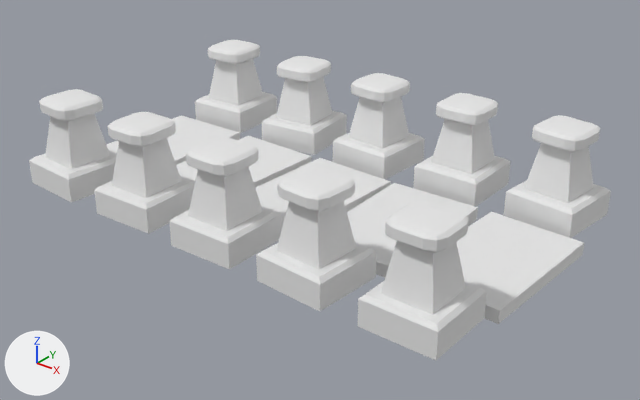
The Blender file Hex Tiles/HEX_Decorations_Road_180.blend as it was, and as the next commit left it.
The view is the same before and after, from a camera (50 mm lens) standing at (4.74, -5.75, 4.62) and looking at (0.18, -0.06, 1.1). The axes (+X, +Y, +Z) are drawn at lower left. The lights are the same throughout.

The older version as bpy lines, for what is in view:
```python
ob_cube_001 = bpy.data.objects.new('Cube.001', me_cube_021)
ob_cube_001.location = (0.0, 0.0, 1.045)
ob_cube_001.rotation_euler = (0.0, 0.0, -1.567)  # degrees (0, 0, -90)
ob_cube_001.scale = (0.328, 0.328, 0.115)
ob_cube_003 = bpy.data.objects.new('Cube.003', me_cube_027)
ob_cube_003.location = (0.0, 0.0, 1.045)
ob_cube_003.rotation_euler = (0.0, 0.0, 1.686)  # degrees (0, 0, 97)
ob_cube_003.scale = (0.328, 0.328, 0.115)
ob_cube_006 = bpy.data.objects.new('Cube.006', me_cube_026)
ob_cube_006.location = (0.0, 0.0, 1.045)
ob_cube_006.rotation_euler = (0.0, 0.0, -3.194)  # degrees (0, 0, -183)
ob_cube_006.scale = (0.328, 0.328, 0.115)
ob_cube_007 = bpy.data.objects.new('Cube.007', me_cube_022)
ob_cube_007.location = (0.0, 0.0, 1.045)
ob_cube_007.rotation_euler = (0.0, 0.0, -1.626)  # degrees (0, 0, -93)
ob_cube_007.scale = (0.328, 0.328, 0.115)
ob_cube_009 = bpy.data.objects.new('Cube.009', me_cube_020)
ob_cube_009.location = (0.0, 0.0, 1.045)
ob_cube_009.rotation_euler = (0.0, 0.0, -0.102)  # degrees (0, 0, -5.8)
ob_cube_009.scale = (0.328, 0.328, 0.115)
ob_cube_010 = bpy.data.objects.new('Cube.010', me_cube_015)
ob_cube_010.location = (0.0, 0.0, 1.045)
ob_cube_010.scale = (0.328, 0.328, 0.115)
ob_cube_011 = bpy.data.objects.new('Cube.011', me_cube_028)
ob_cube_011.location = (0.0, 0.0, 1.045)
ob_cube_011.rotation_euler = (0.0, 0.0, 0.0428)  # degrees (0, 0, 2.5)
ob_cube_011.scale = (0.328, 0.328, 0.115)
ob_cube_013 = bpy.data.objects.new('Cube.013', me_cube_031)
ob_cube_013.location = (0.0, 0.0, 1.045)
ob_cube_013.rotation_euler = (0.0, 0.0, -3.201)  # degrees (0, 0, -183)
ob_cube_013.scale = (0.328, 0.328, 0.115)
ob_cube_014 = bpy.data.objects.new('Cube.014', me_cube_000)
ob_cube_014.location = (0.0, 0.0, 1.045)
ob_cube_014.rotation_euler = (0.0, 0.0, 0.0614)  # degrees (0, 0, 3.5)
ob_cube_014.scale = (0.328, 0.328, 0.115)
# also in view: 'Cube.000' at (0.0, 0.0, 1.04); 'Cube.012' at (-0.97, 0.0, 1.04); 'Cube.004' at (-1.95, 0.0, 1.04); 'Cube.005' at (0.01, -1.1, 1.47); 'Cube.002' at (1.94, 0.0, 1.04)
```
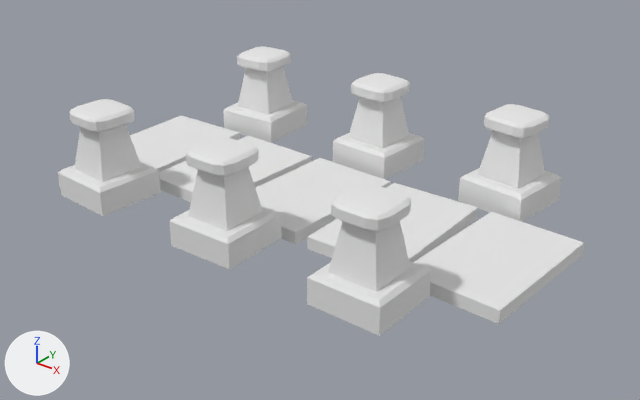
The change, as a list of edits to the scene's bpy script:
```text
Add me_cube_015_1:
    me_cube_015_1.from_pydata(...)  # 76 vertices, 74 faces; spans x 3.52..5.52, y -4.35..-2.35, z 0.0..7.48
    me_cube_015_1.materials.append(mat_roadsegment)  # its picture is missing
Add me_cube_020_1:
    me_cube_020_1.from_pydata(...)  # 76 vertices, 74 faces; spans x 3.15..5.15, y 2.8..4.8, z 0.0..7.48
    me_cube_020_1.materials.append(mat_roadsegment)  # its picture is missing
Add me_cube_031_1:
    me_cube_031_1.from_pydata(...)  # 76 vertices, 74 faces; spans x 3.35..5.35, y 2.62..4.62, z 0.0..7.48
    me_cube_031_1.materials.append(mat_roadsegment)  # its picture is missing
Add me_cube_000_1:
    me_cube_000_1.from_pydata(...)  # 76 vertices, 74 faces; spans x -5.4..-3.4, y 2.63..4.63, z 0.0..7.48
    me_cube_000_1.materials.append(mat_roadsegment)  # its picture is missing
Remove ob_cube_014:
    ob_cube_014 = bpy.data.objects.new('Cube.014', me_cube_000)
    ob_cube_014.location = (0.0, 0.0, 1.045)
    ob_cube_014.rotation_euler = (0.0, 0.0, 0.0614)  # degrees (0, 0, 3.5)
    ob_cube_014.scale = (0.328, 0.328, 0.115)
Remove ob_cube_013:
    ob_cube_013 = bpy.data.objects.new('Cube.013', me_cube_031)
    ob_cube_013.location = (0.0, 0.0, 1.045)
    ob_cube_013.rotation_euler = (0.0, 0.0, -3.201)  # degrees (0, 0, -183)
    ob_cube_013.scale = (0.328, 0.328, 0.115)
Remove ob_cube_011:
    ob_cube_011 = bpy.data.objects.new('Cube.011', me_cube_028)
    ob_cube_011.location = (0.0, 0.0, 1.045)
    ob_cube_011.rotation_euler = (0.0, 0.0, 0.0428)  # degrees (0, 0, 2.5)
    ob_cube_011.scale = (0.328, 0.328, 0.115)
Remove ob_cube_003:
    ob_cube_003 = bpy.data.objects.new('Cube.003', me_cube_027)
    ob_cube_003.location = (0.0, 0.0, 1.045)
    ob_cube_003.rotation_euler = (0.0, 0.0, 1.686)  # degrees (0, 0, 97)
    ob_cube_003.scale = (0.328, 0.328, 0.115)
Remove ob_cube_007:
    ob_cube_007 = bpy.data.objects.new('Cube.007', me_cube_022)
    ob_cube_007.location = (0.0, 0.0, 1.045)
    ob_cube_007.rotation_euler = (0.0, 0.0, -1.626)  # degrees (0, 0, -93)
    ob_cube_007.scale = (0.328, 0.328, 0.115)
Remove ob_cube_001:
    ob_cube_001 = bpy.data.objects.new('Cube.001', me_cube_021)
    ob_cube_001.location = (0.0, 0.0, 1.045)
    ob_cube_001.rotation_euler = (0.0, 0.0, -1.567)  # degrees (0, 0, -90)
    ob_cube_001.scale = (0.328, 0.328, 0.115)
Remove ob_cube_009:
    ob_cube_009 = bpy.data.objects.new('Cube.009', me_cube_020)
    ob_cube_009.location = (0.0, 0.0, 1.045)
    ob_cube_009.rotation_euler = (0.0, 0.0, -0.102)  # degrees (0, 0, -5.8)
    ob_cube_009.scale = (0.328, 0.328, 0.115)
Remove ob_cube_010:
    ob_cube_010 = bpy.data.objects.new('Cube.010', me_cube_015)
    ob_cube_010.location = (0.0, 0.0, 1.045)
    ob_cube_010.scale = (0.328, 0.328, 0.115)
Add ob_pillar_6:
    ob_pillar_6 = bpy.data.objects.new('Pillar 6', me_cube_015_1)
    ob_pillar_6.location = (0.0, 0.0, 1.045)
    ob_pillar_6.scale = (0.328, 0.328, 0.115)
Add ob_pillar_3:
    ob_pillar_3 = bpy.data.objects.new('Pillar 3', me_cube_020_1)
    ob_pillar_3.location = (0.0, 0.0, 1.045)
    ob_pillar_3.rotation_euler = (0.0, 0.0, -0.102)  # degrees (0, 0, -5.8)
    ob_pillar_3.scale = (0.328, 0.328, 0.115)
Add ob_pillar_4:
    ob_pillar_4 = bpy.data.objects.new('Pillar 4', me_cube_031_1)
    ob_pillar_4.location = (0.0, 0.0, 1.045)
    ob_pillar_4.rotation_euler = (0.0, 0.0, -3.201)  # degrees (0, 0, -183)
    ob_pillar_4.scale = (0.328, 0.328, 0.115)
Add ob_pillar_1:
    ob_pillar_1 = bpy.data.objects.new('Pillar 1', me_cube_000_1)
    ob_pillar_1.location = (0.0, 0.0, 1.045)
    ob_pillar_1.rotation_euler = (0.0, 0.0, 0.0614)  # degrees (0, 0, 3.5)
    ob_pillar_1.scale = (0.328, 0.328, 0.115)
```

Location of each change, (x1, y1, x2, y2) in pixels of the pictures (640 x 400 px):
'Cube.010', deleted: before (358, 201, 487, 360)
'Pillar 6', added: after (307, 183, 431, 336)
'Cube.007', deleted: before (256, 166, 376, 311)
'Cube.009', deleted: before (504, 115, 611, 238)
'Cube.011', deleted: before (94, 112, 195, 234)
'Pillar 3', added: after (458, 104, 561, 222)
'Pillar 4', added: after (58, 99, 161, 216)
'Cube.001', deleted: before (413, 93, 510, 207)
'Cube.013', deleted: before (29, 89, 117, 203)
'Cube.003', deleted: before (262, 56, 347, 155)
'Pillar 1', added: after (223, 46, 307, 142)
'Cube.014', deleted: before (195, 40, 277, 133)
